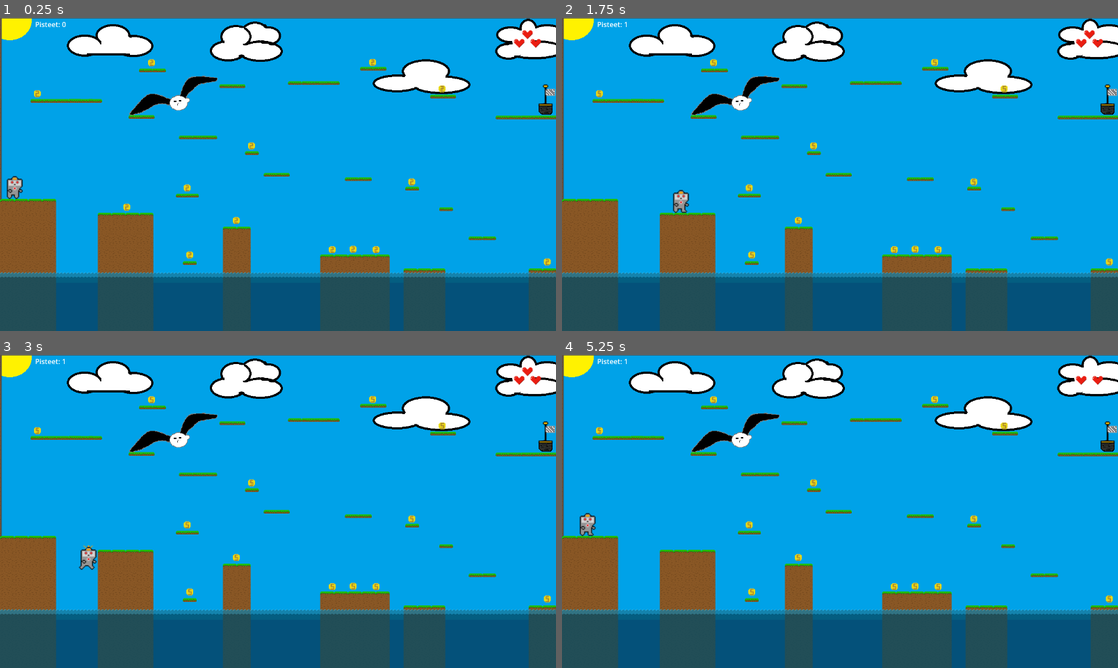
Above: before the commit, frames 1-4 (two rows, left to right).
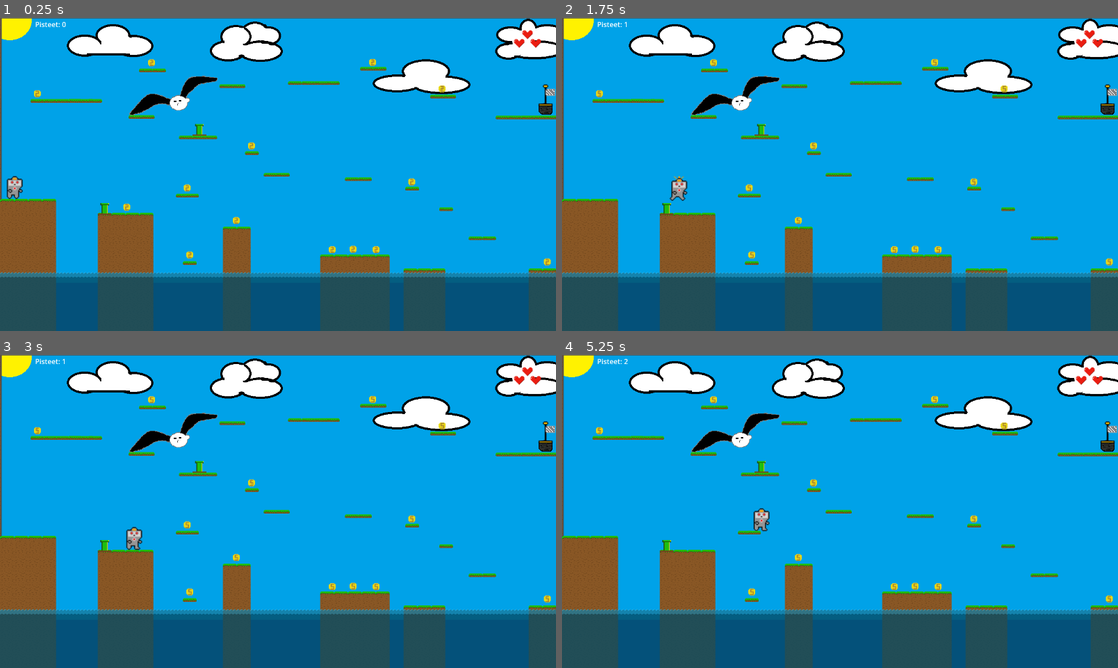
Above: after the commit, the same moments.

Repository: VjjT/gamejamtiimi7
Game: Godot game, scene res://level/main.tscn
The game is run twice, just before and just after one commit, with the same random seed, the same clock (stepped at 60 frames per second) and the same inputs.
Inputs:
- Up to frame 1 (0.25 s): no input
- Up to frame 2 (1.75 s): tap Enter (ui_accept) at 0.5, 0.77, 1.52 s; hold Right (ui_right) from 0.53 s (still down)
- Up to frame 3 (3 s): release Right (ui_right) at 2.03 s; hold Left (ui_left) 2.03-2.78 s; hold Right (ui_right) from 2.78 s (still down)
- Up to frame 4 (5.25 s): tap Enter (ui_accept) at 3.02, 3.77, 4.52 s; release Right (ui_right) at 4.28 s; hold Left (ui_left) 4.28-5.03 s; hold Right (ui_right) from 5.03 s (still down)

The runs differ from the first frame. In frame 1, 0.1% of the frame differs, in the area x 17-38%, y 33-63%; in frame 2, 0.4%; in frame 3, 0.5%; in frame 4, 0.6%, in the area x 3-96%, y 1-63%.

Commit message:
Maali alue toimintaan

Diff:
--- /dev/null
+++ b/tiimi-7-gamejam/level/maali.gd
@@ -0,0 +1,5 @@
+extends Area2D
+
+func _on_body_entered(body):
+	if body.name == "pelaaja":
+		get_tree().reload_current_scene()
--- a/tiimi-7-gamejam/level/main.tscn
+++ b/tiimi-7-gamejam/level/main.tscn
@@ -9,6 +9,11 @@
 [ext_resource type="PackedScene" uid="uid://belthbbebqcwt" path="res://level/static_body_2d.tscn" id="7_klgnm"]
 [ext_resource type="Texture2D" uid="uid://cnw2jo1mgjstc" path="res://items/kivi.png" id="8_ry1g7"]
 [ext_resource type="Texture2D" uid="uid://dj7ih8354sy70" path="res://items/lippu.png" id="9_tdkxd"]
+[ext_resource type="PackedScene" uid="uid://bmt4a1jgimath" path="res://tasot/piippu.tscn" id="10_tdkxd"]
+[ext_resource type="Script" uid="uid://c3tda0dgx00bm" path="res://level/maali.gd" id="11_fh3di"]
+
+[sub_resource type="RectangleShape2D" id="RectangleShape2D_epufq"]
+size = Vector2(32, 65)
 
 [node name="main" type="Node2D"]
 position = Vector2(1, 0)
@@ -245,3 +250,18 @@
 scale = Vector2(2, 2)
 texture = ExtResource("9_tdkxd")
 vframes = 2
+
+[node name="piippu" parent="." instance=ExtResource("10_tdkxd")]
+position = Vector2(274, 452)
+
+[node name="piippu2" parent="." instance=ExtResource("10_tdkxd")]
+position = Vector2(492, 270)
+
+[node name="maali" type="Area2D" parent="piippu2"]
+script = ExtResource("11_fh3di")
+
+[node name="CollisionShape2D" type="CollisionShape2D" parent="piippu2/maali"]
+position = Vector2(765, -83.5)
+shape = SubResource("RectangleShape2D_epufq")
+
+[connection signal="body_entered" from="piippu2/maali" to="piippu2/maali" method="_on_body_entered"]
--- /dev/null
+++ b/tiimi-7-gamejam/tasot/piippu.tscn
@@ -0,0 +1,24 @@
+[gd_scene load_steps=4 format=3 uid="uid://bmt4a1jgimath"]
+
+[ext_resource type="Texture2D" uid="uid://djvw80wr1ctdy" path="res://tasot/vihreä tolppa.png" id="1_lb1lw"]
+
+[sub_resource type="RectangleShape2D" id="RectangleShape2D_h0p8w"]
+size = Vector2(12, 19)
+
+[sub_resource type="RectangleShape2D" id="RectangleShape2D_lcvuq"]
+size = Vector2(19.75, 4)
+
+[node name="piippu" type="StaticBody2D"]
+position = Vector2(33, 16)
+
+[node name="Sprite2D" type="Sprite2D" parent="."]
+position = Vector2(-34, -15)
+texture = ExtResource("1_lb1lw")
+
+[node name="CollisionShape2D" type="CollisionShape2D" parent="."]
+position = Vector2(-33, -12)
+shape = SubResource("RectangleShape2D_h0p8w")
+
+[node name="CollisionShape2D2" type="CollisionShape2D" parent="."]
+position = Vector2(-33.875, -24)
+shape = SubResource("RectangleShape2D_lcvuq")
--- a/tiimi-7-gamejam/tasot/vesi.tscn
+++ b/tiimi-7-gamejam/tasot/vesi.tscn
@@ -1,6 +1,6 @@
 [gd_scene load_steps=3 format=3 uid="uid://scy4degaool4"]
 
-[ext_resource type="Script" uid="uid://bsl05cd55etbc" path="res://vesi.gd" id="1_4w4ol"]
+[ext_resource type="Script" uid="uid://bsl05cd55etbc" path="res://tasot/vesi.gd" id="1_4w4ol"]
 
 [sub_resource type="RectangleShape2D" id="RectangleShape2D_xnpme"]
 size = Vector2(1332, 35)
Not shown, added: tiimi-7-gamejam/level/maali.gd.uid
Not shown: 1 places in tiimi-7-gamejam/level/main.tscn that only renumber resources
Renamed: tiimi-7-gamejam/vesi.gd -> tiimi-7-gamejam/tasot/vesi.gd
Renamed: tiimi-7-gamejam/vesi.gd.uid -> tiimi-7-gamejam/tasot/vesi.gd.uid
